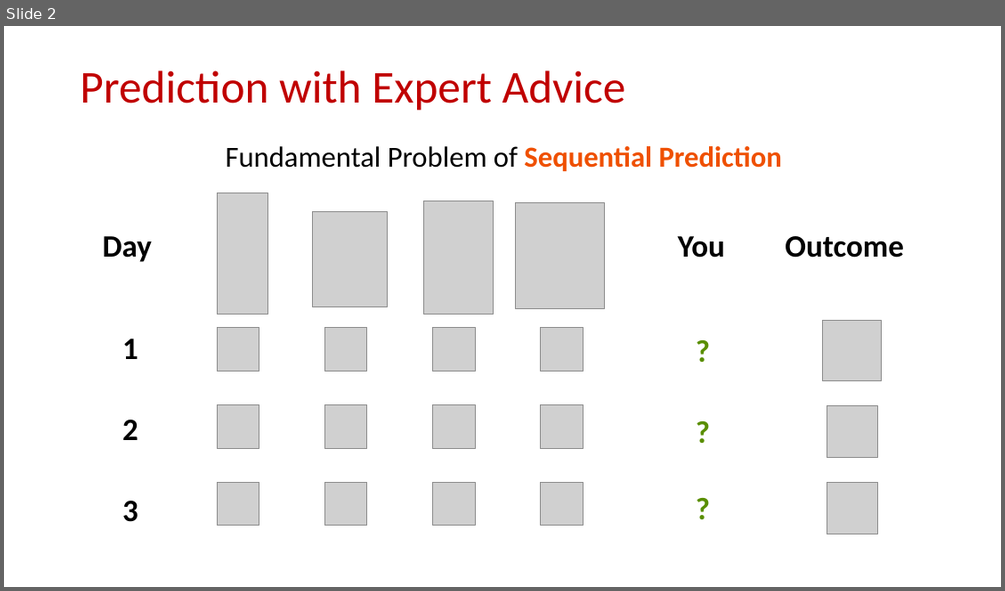
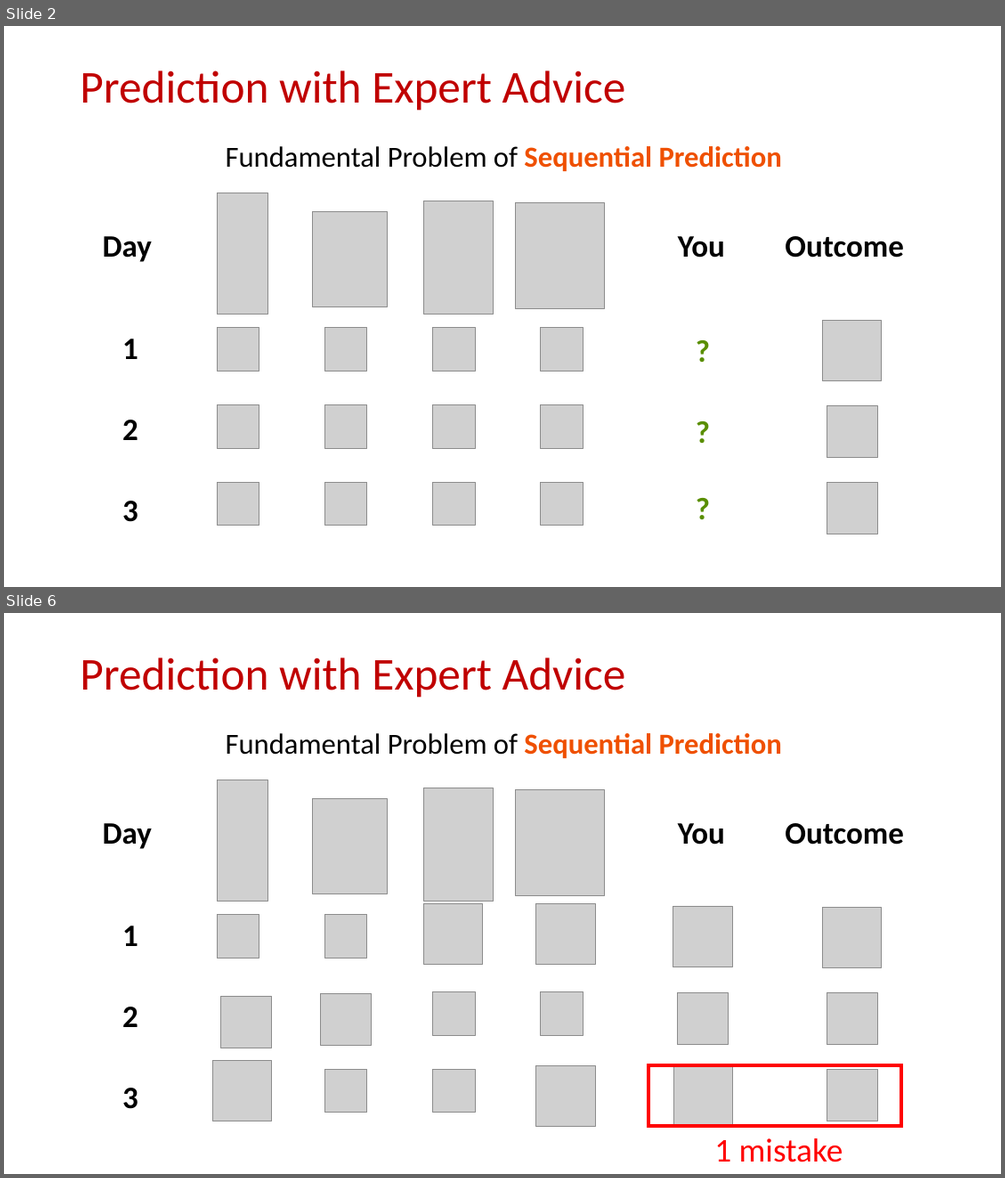
Before and after one commit to samsonzhou/samsonzhou.github.io, a slide deck: other-talks/SODA 2026.pptx. Shown one above the other, each under a label of ours: slide 2 before the commit, slides 2 and 6 after it; the slides between them are not shown. The pictures are 1005x591 and 1005x1178 pixels, drawn with LibreOffice and Linux fonts; fonts in the diff are those of the drawing; grey boxes stand for pictures. Boxes give left, top, right and bottom in pixels: in the first picture for what was removed or moved away, otherwise in the second. Text is boxed around its words. In the diff, an @@ line names an element or a change of style, - is before the commit and + after.

```diff
--- a/other-talks/SODA 2026.pptx
+++ b/other-talks/SODA 2026.pptx
@@ slide 6 added at (x1=4, y1=613, x2=1001, y2=1174), background #FFFFFF @@
@@ text added at (x1=80, y1=657, x2=626, y2=698), 44 pt, text #C00000 @@
+Prediction with Expert Advice
@@ text added at (x1=226, y1=733, x2=782, y2=758), 28 pt, text #000000 @@
+Fundamental Problem of Sequential Prediction
@@ picture added at (x1=217, y1=779, x2=268, y2=901) @@
@@ picture added at (x1=313, y1=798, x2=388, y2=893) @@
@@ picture added at (x1=423, y1=788, x2=493, y2=900) @@
@@ picture added at (x1=516, y1=789, x2=605, y2=895) @@
@@ text added at (x1=103, y1=823, x2=152, y2=849), 30 pt, text #000000, bold @@
+Day
@@ text added at (x1=678, y1=823, x2=725, y2=844), 30 pt, text #000000, bold @@
+You
@@ text added at (x1=785, y1=823, x2=903, y2=844), 30 pt, text #000000, bold @@
+Outcome
@@ picture added at (x1=423, y1=903, x2=483, y2=964) @@
@@ picture added at (x1=536, y1=903, x2=596, y2=964) @@
@@ picture added at (x1=673, y1=906, x2=732, y2=966) @@
@@ text added at (x1=122, y1=925, x2=138, y2=946), 30 pt, text #000000, bold @@
+1
@@ picture added at (x1=217, y1=915, x2=259, y2=957) @@
@@ picture added at (x1=324, y1=915, x2=367, y2=957) @@
@@ picture added at (x1=823, y1=907, x2=882, y2=967) @@
@@ text added at (x1=122, y1=1006, x2=138, y2=1027), 30 pt, text #000000, bold @@
+2
@@ picture added at (x1=221, y1=996, x2=272, y2=1048) @@
@@ picture added at (x1=320, y1=994, x2=372, y2=1046) @@
@@ picture added at (x1=432, y1=991, x2=475, y2=1035) @@
@@ picture added at (x1=541, y1=991, x2=583, y2=1035) @@
@@ picture added at (x1=678, y1=992, x2=728, y2=1045) @@
@@ picture added at (x1=826, y1=992, x2=877, y2=1045) @@
@@ picture added at (x1=212, y1=1060, x2=272, y2=1121) @@
@@ picture added at (x1=536, y1=1065, x2=596, y2=1126) @@
@@ rectangle added at (x1=648, y1=1065, x2=901, y2=1126), outline #FF0000 3 pt @@
@@ picture added at (x1=674, y1=1066, x2=733, y2=1127) @@
@@ text added at (x1=122, y1=1087, x2=138, y2=1109), 30 pt, text #000000, bold @@
+3
@@ picture added at (x1=324, y1=1070, x2=367, y2=1112) @@
@@ picture added at (x1=432, y1=1070, x2=475, y2=1112) @@
@@ picture added at (x1=826, y1=1070, x2=877, y2=1121) @@
@@ text added at (x1=714, y1=1138, x2=843, y2=1162), 32 pt, text #FF0000 @@
+1 mistake
```
Also in this commit, not shown: 1 slide changed, 25 other slides added.
